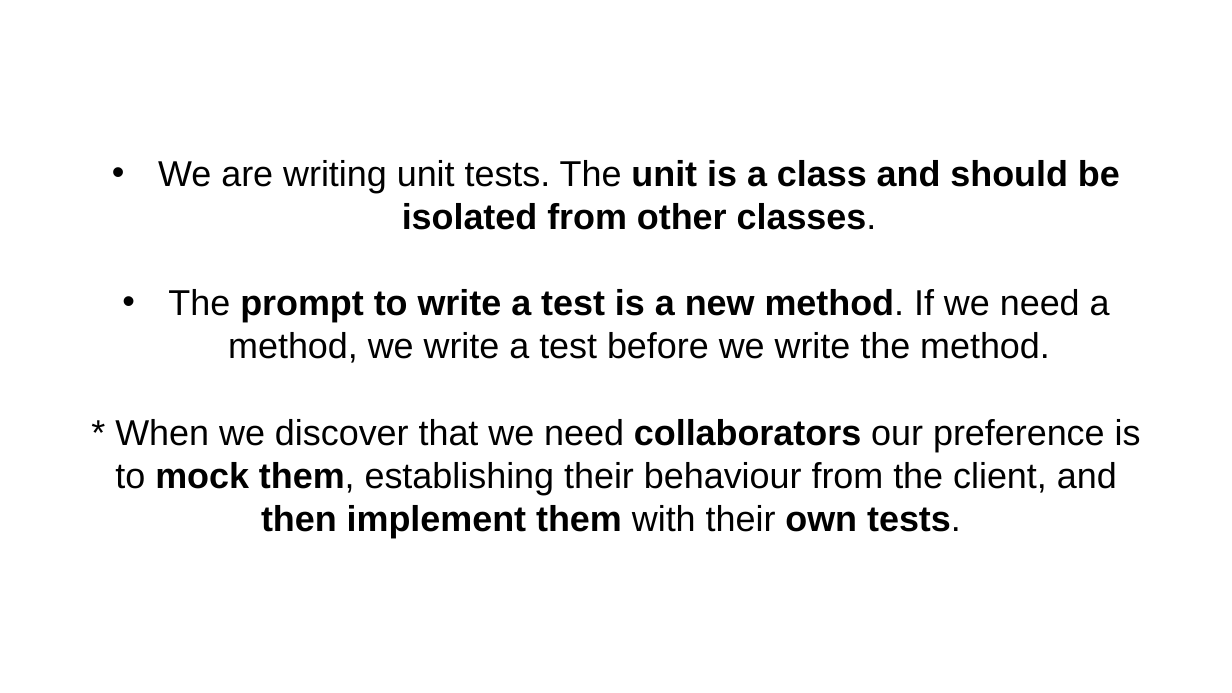
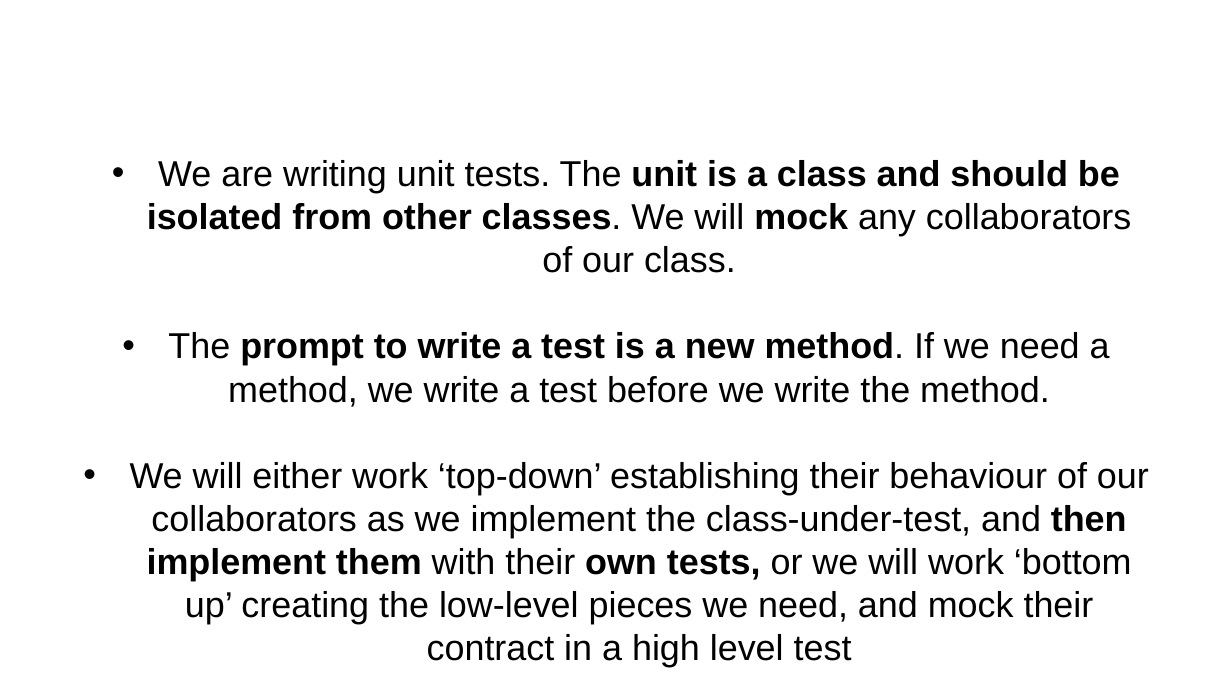
Before and after one commit to iancooper/Presentations, a slide deck: slide 27 of TDD Rediscovered.pptx. Drawn at 1232x693 pixels with LibreOffice and Linux fonts; fonts in the diff are those of the drawing. Boxes give left, top, right and bottom in pixels: in the first picture for what was removed or moved away, otherwise in the second. Text is boxed around its words. In the diff, an @@ line names an element or a change of style, - is before the commit and + after.

```diff
--- a/TDD Rediscovered.pptx
+++ b/TDD Rediscovered.pptx
@@ text at bbox=[147, 160, 1132, 273]: text changed; bold off @@
-• We are writing unit tests. The unit is a class and should be isolated from other classes.
+• We are writing unit tests. The unit is a class and should be isolated from other classes. We will mock any collaborators of our class.
@@ text at bbox=[130, 462, 1149, 667]: text changed @@
-* When we discover that we need collaborators our preference is to mock them, establishing their behaviour from the client, and then implement them with their own tests.
+• We will either work ‘top-down’ establishing their behaviour of our collaborators as we implement the class-under-test, and then implement them with their own tests, or we will work ‘bottom up’ creating the low-level pieces we need, and mock their contract in a high level test
```
Also in this commit, not shown: 3 other slides changed.
